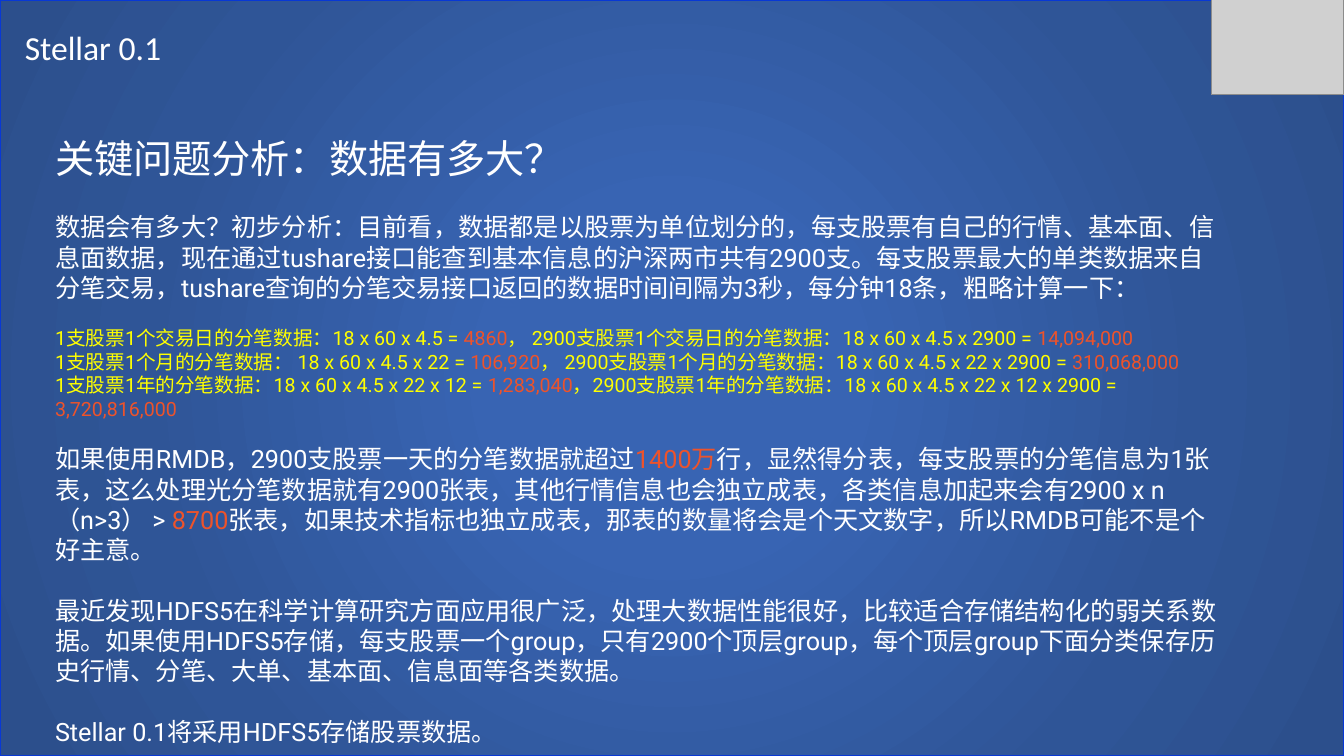
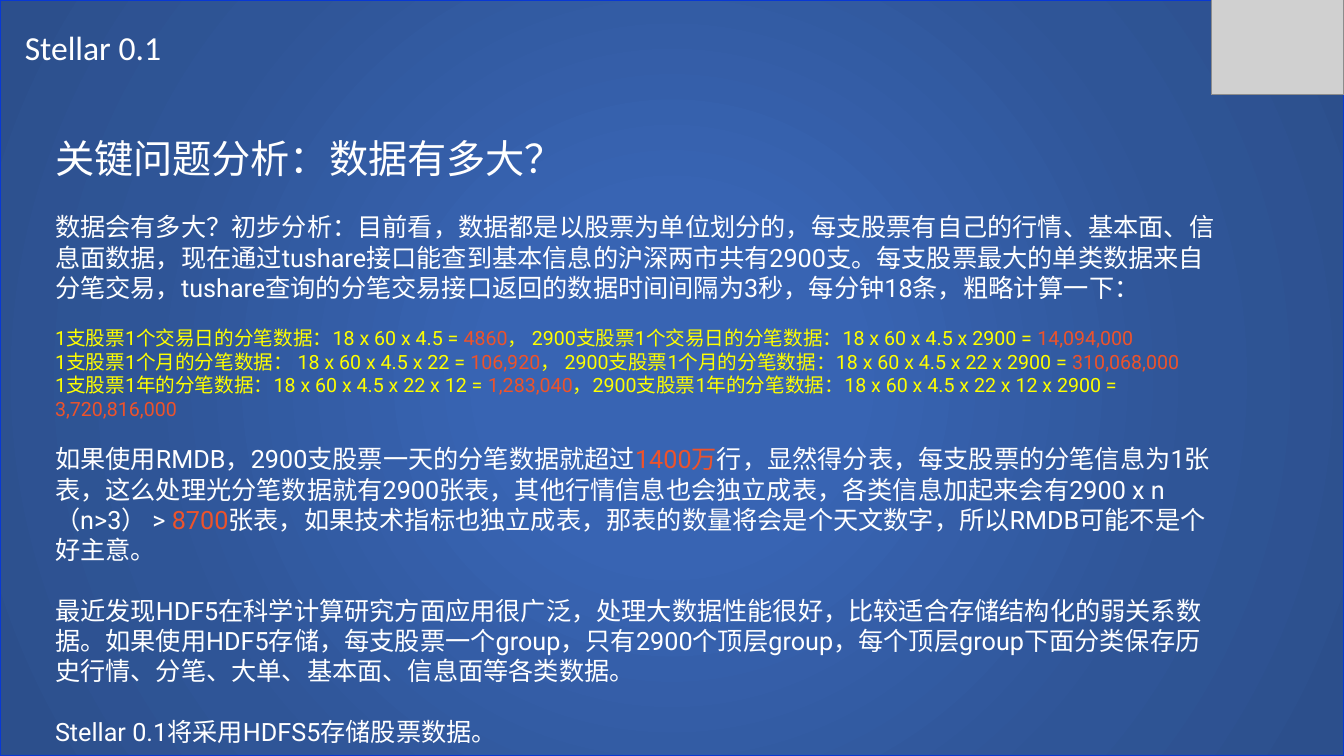
Before and after one commit to SCITLAS/Stellar, a slide deck: slide 23 of Stellar_0.1/documents/design.pptx. Drawn at 1344x756 pixels with LibreOffice and Linux fonts; fonts in the diff are those of the drawing; grey boxes stand for pictures. Boxes give left, top, right and bottom in pixels: in the first picture for what was removed or moved away, otherwise in the second. Text is boxed around its words. In the diff, an @@ line names an element or a change of style, - is before the commit and + after.

Commit message:
bug fix

```diff
--- a/Stellar_0.1/documents/design.pptx
+++ b/Stellar_0.1/documents/design.pptx
@@ text at box(55, 598, 1201, 682): text changed @@
-最近发现HDFS5在科学计算研究方面应用很广泛，处理大数据性能很好，比较适合存储结构化的弱关系数据。如果使用HDFS5存储，每支股票一个group，只有2900个顶层group，每个顶层group下面分类保存历史行情、分笔、大单、基本面、信息面等各类数据。
+最近发现HDF5在科学计算研究方面应用很广泛，处理大数据性能很好，比较适合存储结构化的弱关系数据。如果使用HDF5存储，每支股票一个group，只有2900个顶层group，每个顶层group下面分类保存历史行情、分笔、大单、基本面、信息面等各类数据。
```
